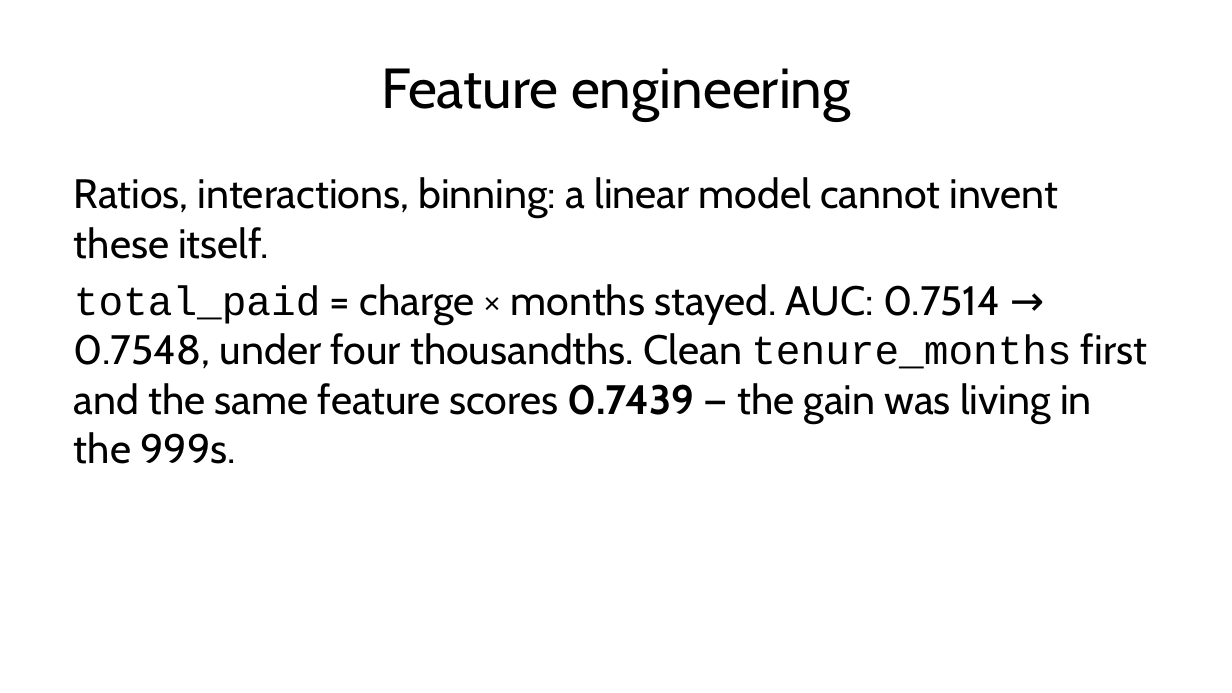
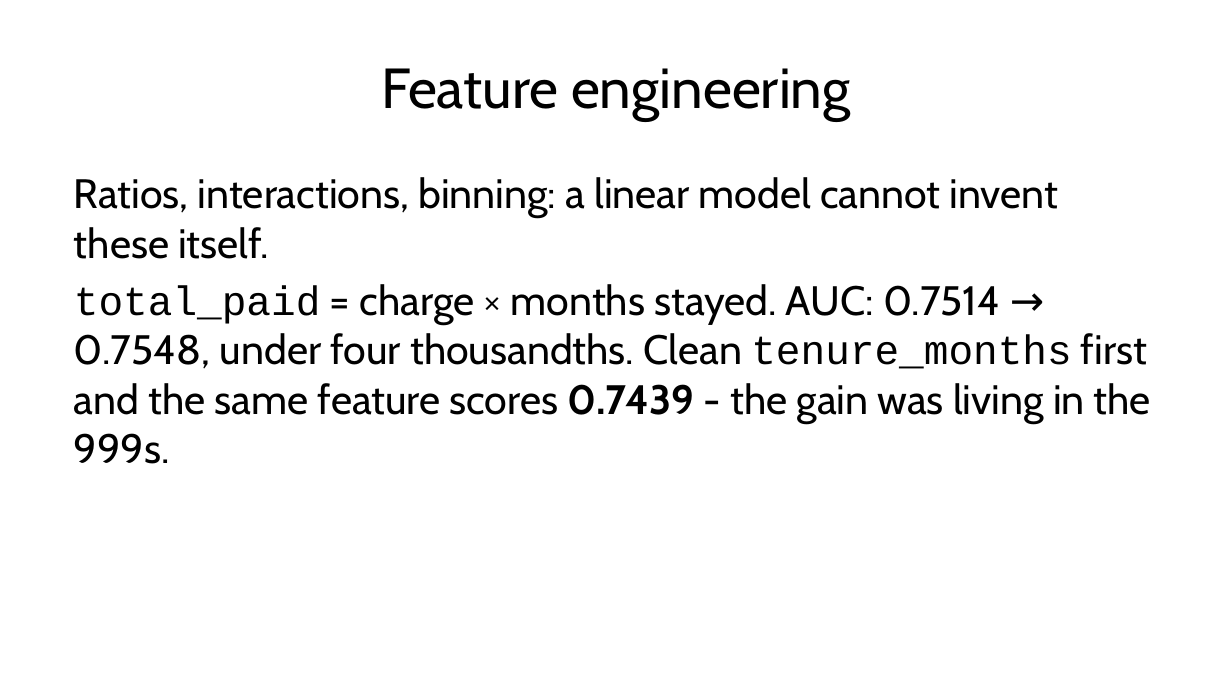
Before and after one commit to fabioantonini/technologies-for-artificial-intelligence, a slide deck: slide 41 of Lessons/02_data_exploration_and_preparation/Slides/data_exploration_and_preparation_slides.pptx. Drawn at 1232x693 pixels with LibreOffice and Linux fonts; fonts in the diff are those of the drawing; background and template pictures are left out. Boxes give left, top, right and bottom in pixels: in the first picture for what was removed or moved away, otherwise in the second. Text is boxed around its words. In the diff, an @@ line names an element or a change of style, - is before the commit and + after.

Commit message:
Use the deck's own dash
The slides source had no em dash in it before today; I put three into
lesson 2 while rewriting the feature engineering slide, and
review_lesson.py flagged one of them on the slide itself. Replaced with
the hyphen the rest of the deck uses.

```diff
--- a/Lessons/02_data_exploration_and_preparation/Slides/data_exploration_and_preparation_slides.pptx
+++ b/Lessons/02_data_exploration_and_preparation/Slides/data_exploration_and_preparation_slides.pptx
@@ text at box(74, 284, 1151, 464): text changed @@
-total_paid = charge × months stayed. AUC: 0.7514 → 0.7548, under four thousandths. Clean tenure_months first and the same feature scores 0.7439 — the gain was living in the 999s.
+total_paid = charge × months stayed. AUC: 0.7514 → 0.7548, under four thousandths. Clean tenure_months first and the same feature scores 0.7439 - the gain was living in the 999s.
```
Also in this commit, not shown: 2 other files.
